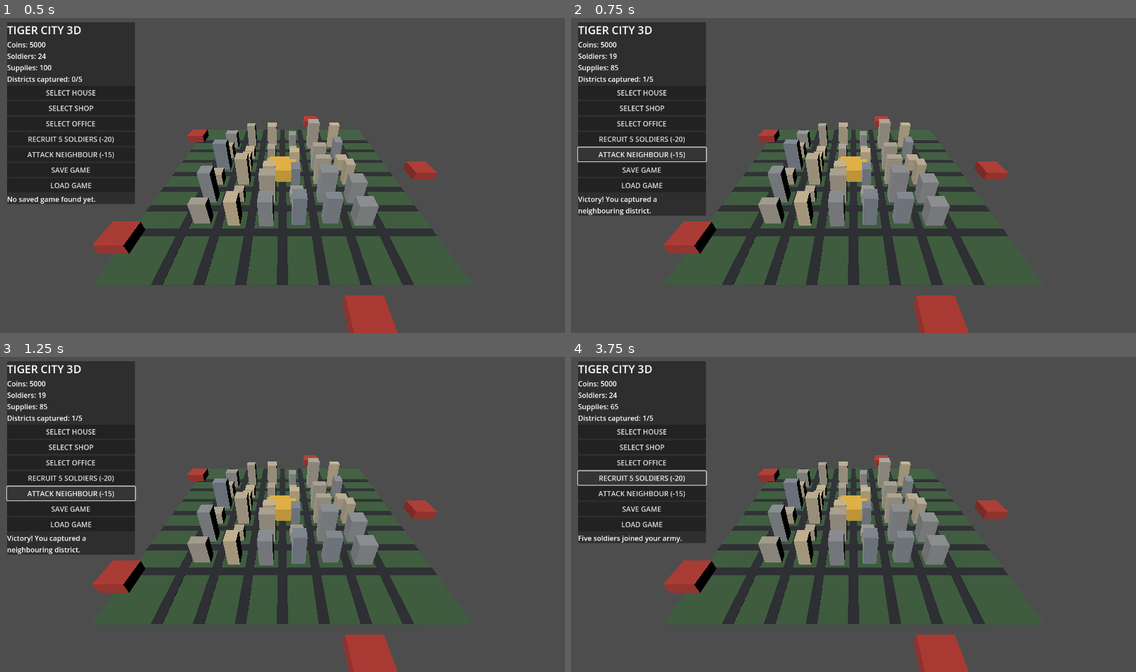
Above: before the commit, frames 1-4 (two rows, left to right).
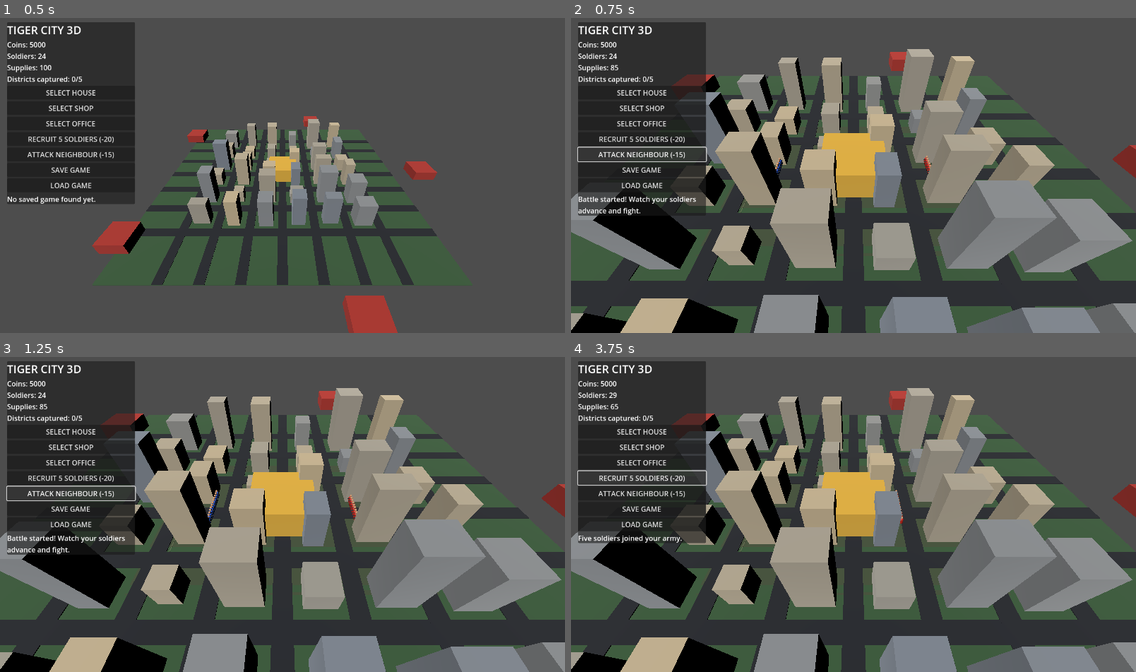
Above: after the commit, the same moments.

Repository: TigerChat-HQ/tiger-city-3d.tiger-city-3d
Game: Godot game, scene res://Main.tscn
Same seed, same stepped clock (60 frames per second), same inputs: the game is played once before the commit and once after it.
Inputs:
- Up to frame 1 (0.5 s): no input
- Up to frame 2 (0.75 s): click "ATTACK NEIGHBOUR (-15)" at 0.5 s
- Up to frame 3 (1.25 s): no input
- Up to frame 4 (3.75 s): click "SELECT HOUSE" at 1.25 s; click "SELECT SHOP" at 2 s; click "SELECT OFFICE" at 2.75 s; click "RECRUIT 5 SOLDIERS (-20)" at 3.5 s

Frame 1 is identical in both runs. In frame 2, 54% of the frame differs, in the area x 0-100%, y 9-100%; in frame 3, 54%; in frame 4, 54%.

Commit message:
Replace abstract territory roll with visible real-time 3D battlefield combat

Diff:
--- a/godot/main.gd
+++ b/godot/main.gd
@@ -27,6 +27,11 @@
 var mouse_dragging := false
 var last_touch_gap := 0.0
 var last_pointer := Vector2.ZERO
+var camera_target := Vector3.ZERO
+var battle_root: Node3D
+var battle_units: Array[Dictionary] = []
+var battle_active := false
+var battle_reserve := 0
 
 func _ready() -> void:
 	_build_world()
@@ -80,7 +85,7 @@
 func _update_camera() -> void:
 	if camera == null:
 		return
-	var target := Vector3(0, 0, 0)
+	var target := camera_target
 	var horizontal := camera_distance * cos(pitch)
 	camera.position = target + Vector3(sin(yaw) * horizontal, camera_distance * sin(pitch), cos(yaw) * horizontal)
 	camera.look_at(target, Vector3.UP)
@@ -220,18 +225,173 @@
 	_update_ui()
 
 func _attack() -> void:
+	if battle_active:
+		status_label.text = "A battle is already in progress."
+		return
 	if supplies < 15 or soldiers < 8 or captured >= 5:
 		status_label.text = "Need 8 soldiers, 15 supplies, and an uncaptured district."
 		return
 	supplies -= 15
-	var strength := soldiers + randi_range(-8, 8)
-	if strength >= 20 + captured * 3:
+	_start_battle()
+	_update_ui()
+
+func _start_battle() -> void:
+	battle_active = true
+	battle_units.clear()
+	battle_reserve = maxi(0, soldiers - 12)
+	battle_root = Node3D.new()
+	battle_root.name = "LiveBattlefield"
+	add_child(battle_root)
+	var floor_mesh := MeshInstance3D.new()
+	var floor_shape := BoxMesh.new()
+	floor_shape.size = Vector3(48, 0.5, 34)
+	floor_mesh.mesh = floor_shape
+	floor_mesh.position = Vector3(0, -0.3, 0)
+	var floor_material := StandardMaterial3D.new()
+	floor_material.albedo_color = Color(0.24, 0.29, 0.20)
+	floor_mesh.material_override = floor_material
+	battle_root.add_child(floor_mesh)
+	for row in range(5):
+		var line := MeshInstance3D.new()
+		var line_mesh := BoxMesh.new()
+		line_mesh.size = Vector3(0.12, 0.03, 30)
+		line.mesh = line_mesh
+		line.position = Vector3(-20.0 + row * 10.0, 0.0, 0.0)
+		var line_material := StandardMaterial3D.new()
+		line_material.albedo_color = Color(0.55, 0.53, 0.38, 0.45)
+		line_material.transparency = BaseMaterial3D.TRANSPARENCY_ALPHA
+		line.material_override = line_material
+		battle_root.add_child(line)
+	var deployed := mini(12, soldiers)
+	for i in range(deployed):
+		_spawn_battle_unit(0, i)
+	for i in range(12 + captured * 2):
+		_spawn_battle_unit(1, i)
+	camera_target = Vector3.ZERO
+	camera_distance = 43.0
+	pitch = 0.82
+	yaw = 0.0
+	_update_camera()
+	status_label.text = "Battle started! Watch your soldiers advance and fight."
+	_update_ui()
+
+func _spawn_battle_unit(side: int, index: int) -> void:
+	var unit_node := Node3D.new()
+	unit_node.name = "FriendlySoldier" if side == 0 else "EnemySoldier"
+	var body := MeshInstance3D.new()
+	var body_shape := CapsuleMesh.new()
+	body_shape.radius = 0.38
+	body_shape.height = 1.45
+	body.mesh = body_shape
+	body.position.y = 0.85
+	var body_material := StandardMaterial3D.new()
+	body_material.albedo_color = Color(0.16, 0.34, 0.78) if side == 0 else Color(0.72, 0.16, 0.12)
+	body_material.metallic = 0.18
+	body_material.roughness = 0.62
+	body.material_override = body_material
+	unit_node.add_child(body)
+	var head := MeshInstance3D.new()
+	var head_shape := SphereMesh.new()
+	head_shape.radius = 0.25
+	head_shape.height = 0.5
+	head.mesh = head_shape
+	head.position.y = 1.72
+	var head_material := StandardMaterial3D.new()
+	head_material.albedo_color = Color(0.72, 0.53, 0.39)
+	head.material_override = head_material
+	unit_node.add_child(head)
+	var weapon := MeshInstance3D.new()
+	var weapon_shape := BoxMesh.new()
+	weapon_shape.size = Vector3(0.12, 0.12, 0.9)
+	weapon.mesh = weapon_shape
+	weapon.position = Vector3(0.42, 1.12, -0.1)
+	var weapon_material := StandardMaterial3D.new()
+	weapon_material.albedo_color = Color(0.18, 0.19, 0.20)
+	weapon.material_override = weapon_material
+	unit_node.add_child(weapon)
+	var column := index % 4
+	var row := index / 4
+	var start_x := -16.0 if side == 0 else 16.0
+	unit_node.position = Vector3(start_x, 0.0, float(column - 2) * 2.1 + (float(row) - 1.0) * 0.7)
+	battle_root.add_child(unit_node)
+	battle_units.append({"node": unit_node, "side": side, "hp": 100.0, "cooldown": randf_range(0.1, 0.8), "dead": false})
+
+func _process(delta: float) -> void:
+	if not battle_active:
+		return
+	var friendly_alive := 0
+	var enemy_alive := 0
+	for i in range(battle_units.size()):
+		var unit: Dictionary = battle_units[i]
+		if bool(unit.get("dead", false)):
+			continue
+		var actor: Node3D = unit.get("node")
+		if not is_instance_valid(actor):
+			unit["dead"] = true
+			battle_units[i] = unit
+			continue
+		var side := int(unit.get("side", 0))
+		if side == 0:
+			friendly_alive += 1
+		else:
+			enemy_alive += 1
+		var nearest: Node3D
+		var nearest_distance := INF
+		for opponent in battle_units:
+			if bool(opponent.get("dead", false)) or int(opponent.get("side", 0)) == side:
+				continue
+			var opponent_node: Node3D = opponent.get("node")
+			if not is_instance_valid(opponent_node):
+				continue
+			var distance := actor.position.distance_to(opponent_node.position)
+			if distance < nearest_distance:
+				nearest_distance = distance
+				nearest = opponent_node
+		if nearest == null:
+			continue
+		var cooldown := maxf(0.0, float(unit.get("cooldown", 0.0)) - delta)
+		if nearest_distance > 1.8:
+			var direction := (nearest.position - actor.position).normalized()
+			actor.position += direction * delta * (2.4 if side == 0 else 2.1)
+			actor.look_at(Vector3(nearest.position.x, actor.position.y, nearest.position.z), Vector3.UP)
+		elif cooldown <= 0.0:
+			for j in range(battle_units.size()):
+				var target: Dictionary = battle_units[j]
+				if target.get("node") == nearest and not bool(target.get("dead", false)):
+					target["hp"] = float(target.get("hp", 100.0)) - (14.0 if side == 0 else 11.0)
+					if float(target["hp"]) <= 0.0:
+						target["dead"] = true
+						var target_node: Node3D = target.get("node")
+						if is_instance_valid(target_node):
+							target_node.queue_free()
+					battle_units[j] = target
+					break
+			cooldown = 0.65
+		unit["cooldown"] = cooldown
+		battle_units[i] = unit
+	if enemy_alive == 0 or friendly_alive == 0:
+		_finish_battle(friendly_alive > 0 and enemy_alive == 0)
+
+func _finish_battle(victory: bool) -> void:
+	var survivors := 0
+	for unit in battle_units:
+		if int(unit.get("side", 0)) == 0 and not bool(unit.get("dead", false)):
+			survivors += 1
+	battle_active = false
+	soldiers = battle_reserve + survivors
+	if victory:
 		captured += 1
-		soldiers = maxi(4, soldiers - 5)
-		status_label.text = "Victory! You captured a neighbouring district."
+		status_label.text = "Victory! Your surviving soldiers captured the neighbouring territory."
 	else:
-		soldiers = maxi(2, soldiers - 8)
-		status_label.text = "The invasion failed. Regroup and recruit more soldiers."
+		status_label.text = "Defeat. Your surviving soldiers retreat to the capital."
+	if is_instance_valid(battle_root):
+		battle_root.queue_free()
+	battle_root = null
+	battle_units.clear()
+	camera_target = Vector3.ZERO
+	camera_distance = 95.0
+	pitch = 0.62
+	_update_camera()
 	_update_ui()
 
 func _save_game() -> void:
